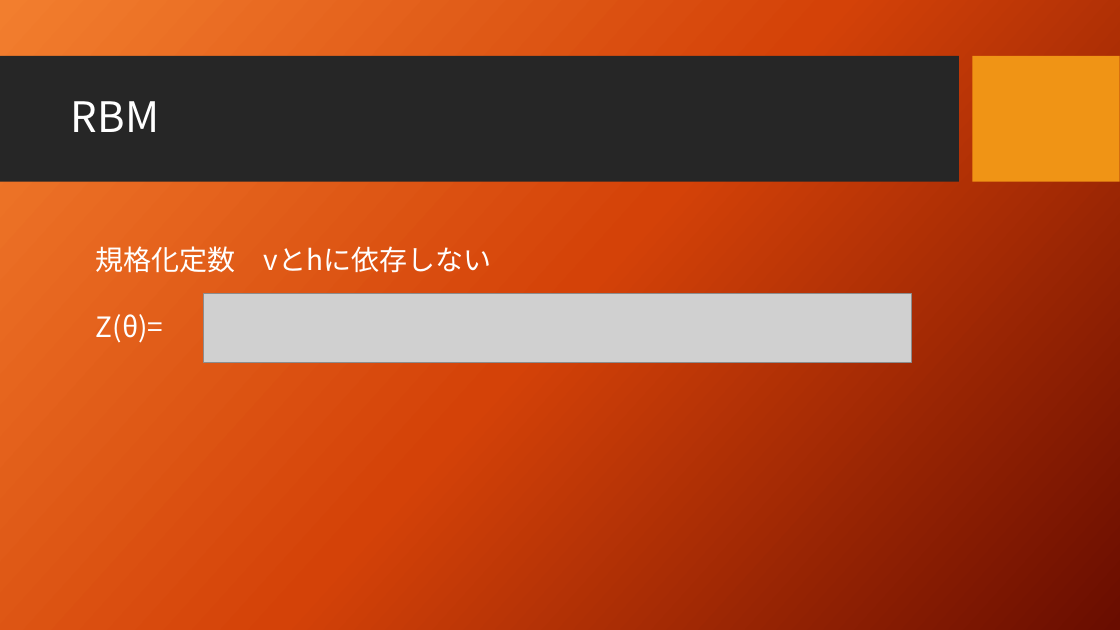
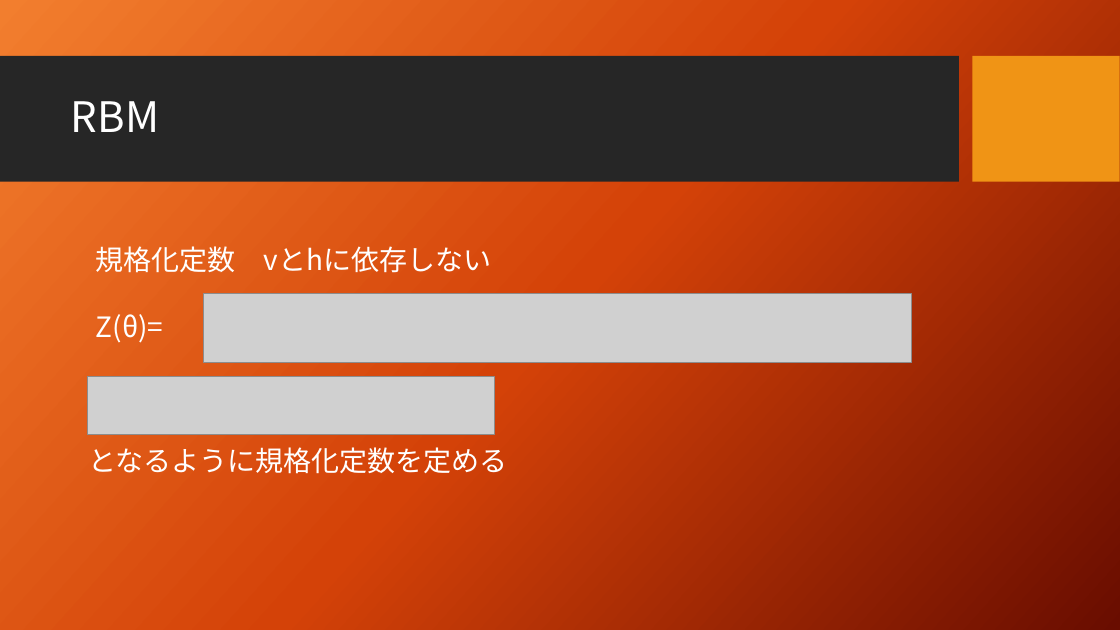
Before and after one commit to seigenji/deep_learning, a slide deck: slide 5 of deep_learning3.4.pptx. Drawn at 1120x630 pixels with LibreOffice and Linux fonts; fonts in the diff are those of the drawing; grey boxes stand for pictures; background and template pictures are left out. Boxes give left, top, right and bottom in pixels: in the first picture for what was removed or moved away, otherwise in the second. Text is boxed around its words. In the diff, an @@ line names an element or a change of style, - is before the commit and + after.

Commit message:
規格化定数の定義終わり

```diff
--- a/deep_learning3.4.pptx
+++ b/deep_learning3.4.pptx
@@ picture added at [87,376,494,434] @@
@@ text added at [88,447,507,474], 24 pt, text #FFFFFF @@
+となるように規格化定数を定める
```
